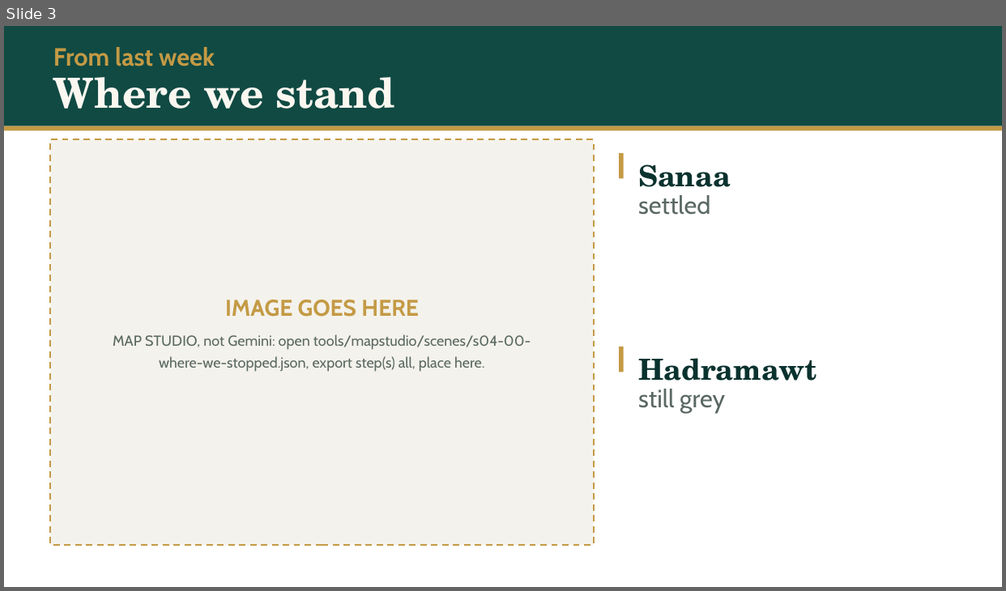
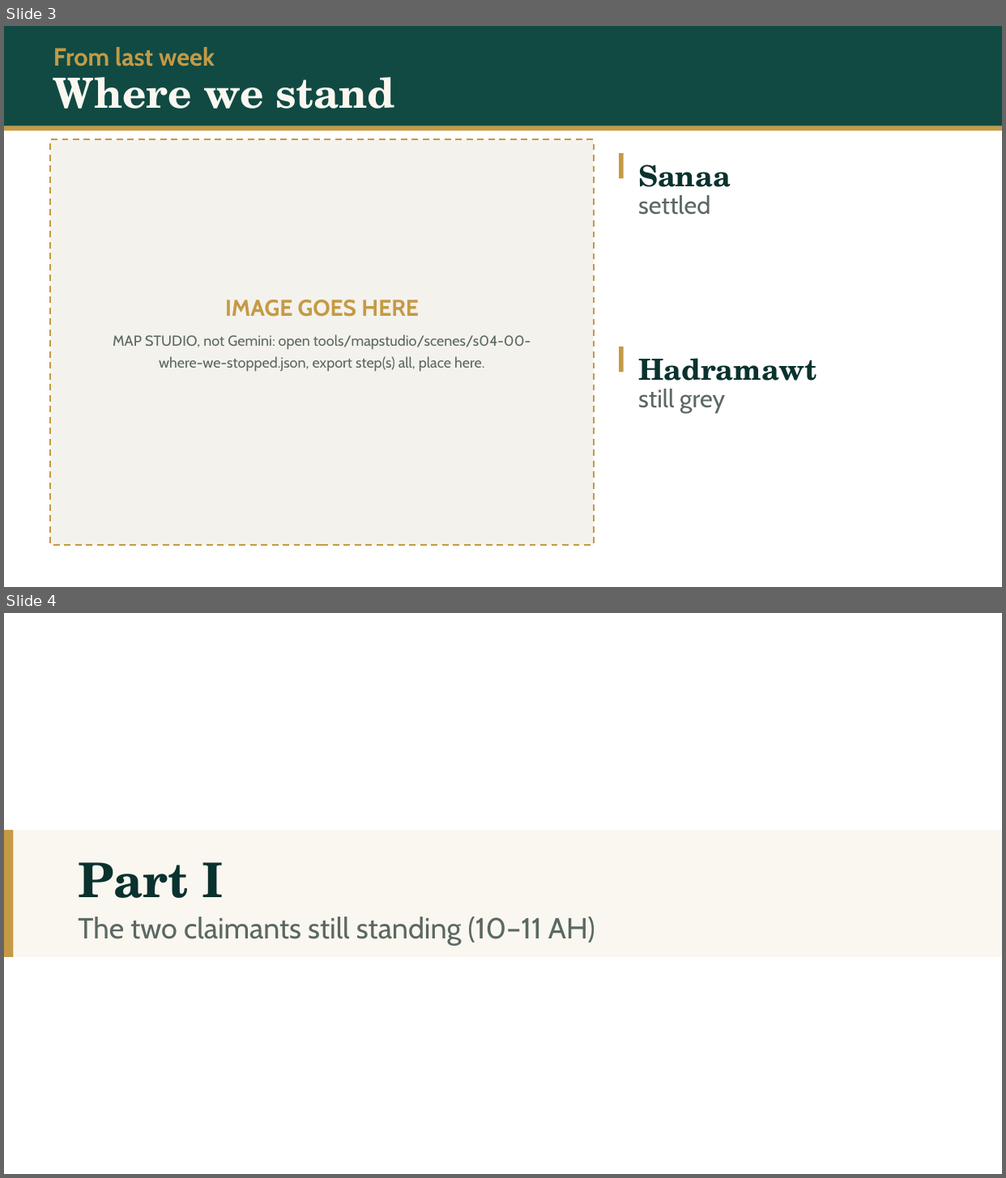
Before and after one commit to daniyalyasin93/2026SeptemberIslamicHistoryClass, a slide deck: S04_kinda_butah_yamama/S04.pptx. Shown one above the other, each under a label of ours: slide 3 before the commit, slides 3 and 4 after it. The pictures are 1006x591 and 1006x1178 pixels, drawn with LibreOffice and Linux fonts; fonts in the diff are those of the drawing. Boxes give left, top, right and bottom in pixels: in the first picture for what was removed or moved away, otherwise in the second. Text is boxed around its words. In the diff, an @@ line names an element or a change of style, - is before the commit and + after.

```diff
--- a/S04_kinda_butah_yamama/S04.pptx
+++ b/S04_kinda_butah_yamama/S04.pptx
@@ slide 4 added at (x1=4, y1=613, x2=1002, y2=1174), background #FFFFFF @@
@@ rectangle added at (x1=4, y1=830, x2=1002, y2=957), fill #FAF7F0 @@
@@ rectangle added at (x1=4, y1=830, x2=13, y2=957), fill #C49A45 @@
@@ text added at (x1=78, y1=862, x2=224, y2=898), 46 pt, text #0A322E, bold @@
+Part I
@@ text added at (x1=78, y1=917, x2=595, y2=946), 28 pt, text #5A6862 @@
+The two claimants still standing (10–11 AH)
```
Also in this commit, not shown: 29 slides changed, 5 other slides added, 1 slide removed, 15 other files.
